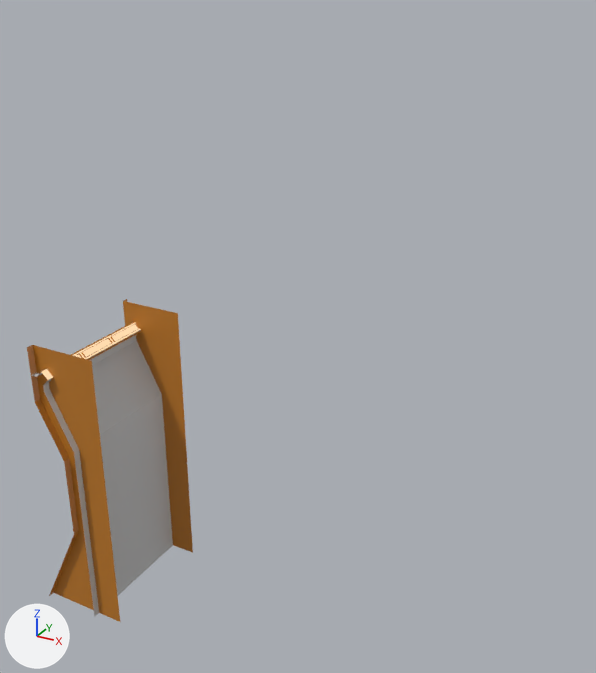
The glTF model blendFiles/Bunker/exports/wallDoor.glb, before and after one commit.
Rendered twice from a camera (50 mm lens) standing at (72.6, -78.4, 76.2) and looking at (27.3, 4.0, 35.0). Lighting does not change. The marker at lower left points along +X, +Y and +Z. Vertices at the same position are counted once.

In view in the first picture: 'wallDoor'.
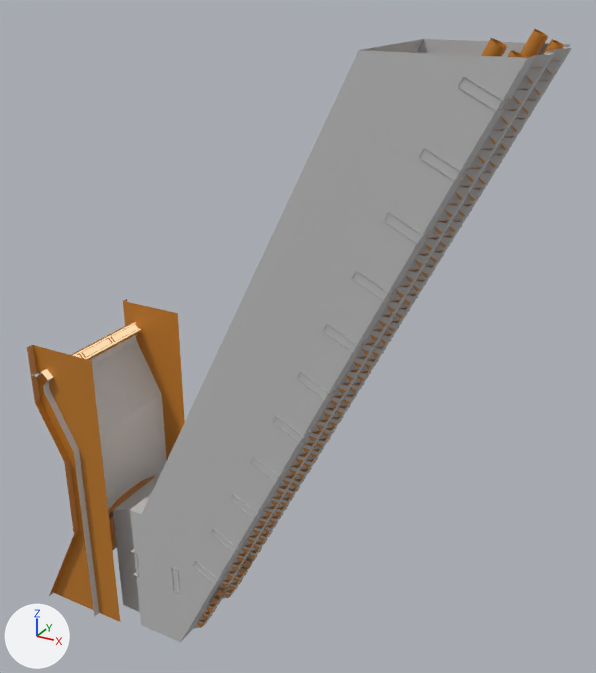
Commit message: Temp Elevator Added

Boxes (x1, y1, x2, y2) around the edits, measured in the pictures (596 x 673 px):
'elevatorShaft', added
    after: (113, 29, 572, 642)
    faces in mat_wallmat1 (light grey #bfbfbf): (113, 39, 572, 642)
    faces in mat_wallmat2 (orange #bf7923): (198, 29, 564, 628)
'wallDoor', reshaped
    before: (27, 299, 193, 622)
    after: (27, 299, 185, 622)
'Door', added
    after: (109, 511, 117, 548)
'elevator', added
    after: (209, 556, 256, 602)
part 1 of me_cube_011, added
    after: (108, 477, 154, 550)
part 2 of me_cube_011, built on
    before: (32, 322, 173, 616)
    after: (32, 322, 167, 616)

The edits, one by one:
me_cube_011 is used by ob_walldoor; location (0.0, 0.0, 0.0).
me_cube_011 had 94 vertices, 122 faces and spanned x -8.0..5.0, y -10.0..10.0, z -10.0..32.0.
me_cube_011 now has 179 vertices, 252 faces and spans x -8.0..5.0, y -10.0..10.0, z -10.0..32.0.
me_cube_011 part 1: a new loose piece of 28 vertices spanning x 0.5..1.5, y -5.5..5.5, z -1.0..6.3, in mat_wallmat2 (orange #bf7923).
Part 2, on me_cube_011:
14 faces are deleted.
16 vertices are added at x -5.0..3.0, y -10.0..10.0, z -10.0..12.0.
7 new vertices lie (0.0, -10.0, 0.0) away from vertices in x -5.0..1.0, y 10.0, z 18.0..29.0.
6 new vertices lie (0.0, 12.0, 0.0) away from vertices in x -5.0..3.0, y -6.0, z -1.5..5.4.
44 new faces join them, mat_wallmat1 (light grey #bfbfbf).
4 new faces join them, mat_lightglow (black #000000).
Mesh me_cube_032 is new.
It has 72 vertices, 120 faces and spans x 1.5..2.5, y -6.2..6.2, z 0.4..5.4.
It uses material mat_wallmat2 (orange #bf7923).
Mesh me_cube_036 is new.
It has 2362 vertices, 2996 faces and spans x 3.0..56.0, y -8.1..8.1, z -10.0..71.3.
Faces by material slot: [1460, 1512, 24].
It uses material mat_wallmat1 (light grey #bfbfbf).
It uses material mat_wallmat2 (orange #bf7923).
It uses material mat_lightglow (black #000000).
Mesh me_cube_037 is new.
It has 50 vertices, 96 faces and spans x 8.0..20.5, y -5.5..5.5, z -4.0..0.5.
It uses material mat_wallmat1 (light grey #bfbfbf).
Object 'Door' (ob_door) is new; it shows me_cube_032.
Its location is (0.0, 0.0, 0.0).
Object 'elevatorShaft' (ob_elevatorshaft) is new; it shows me_cube_036.
Its location is (0.0, 0.0, 0.0).
Object 'elevator' (ob_elevator) is new; it shows me_cube_037.
Its location is (0.0, 0.0, 0.0).
